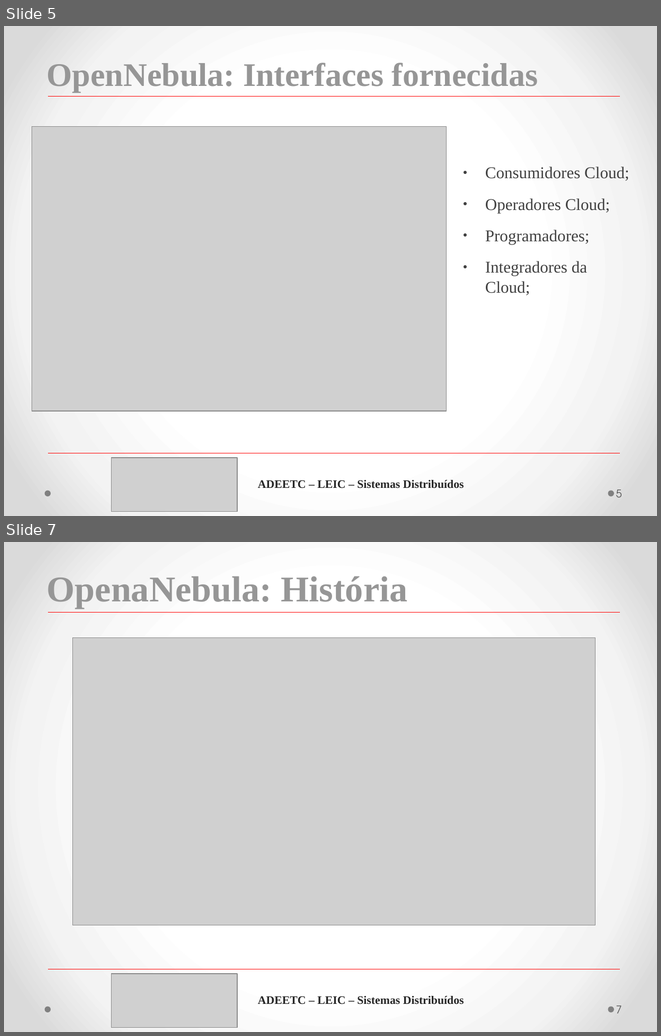
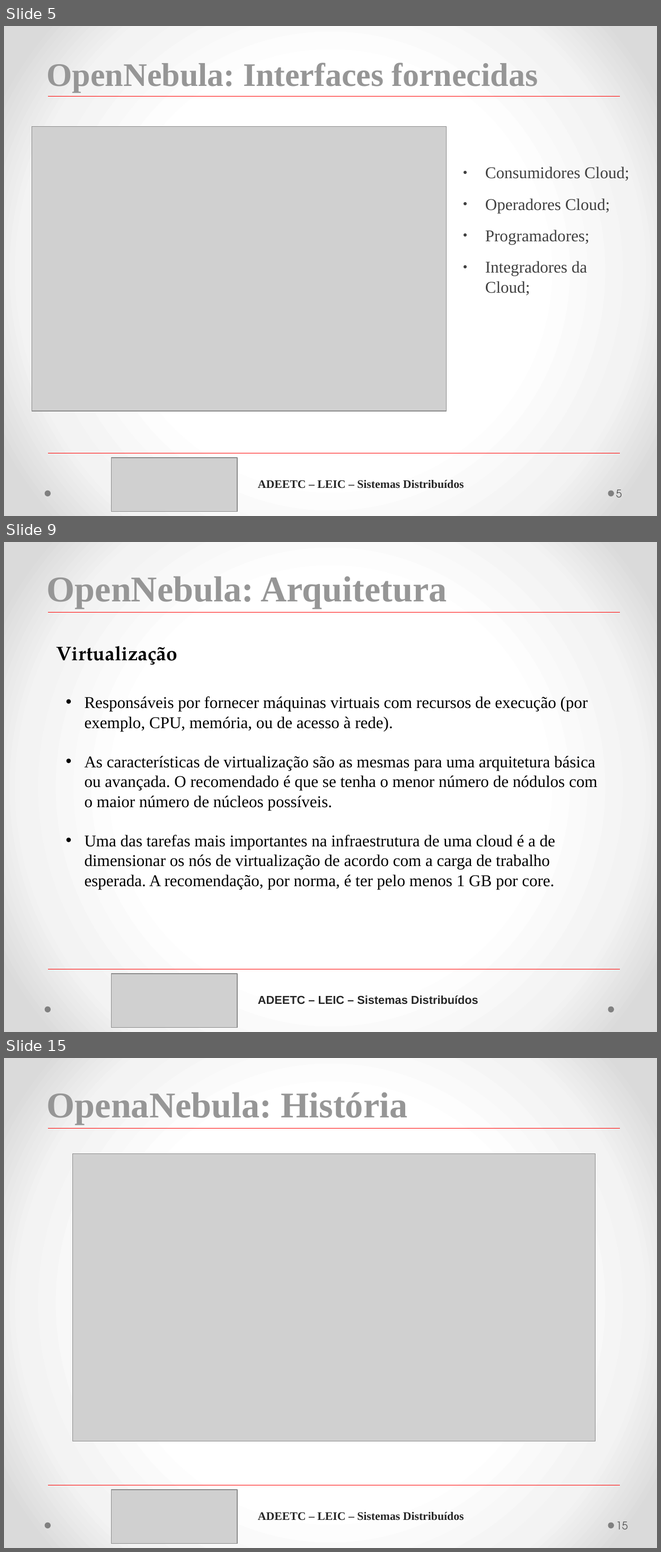
Before and after one commit to MFDM/SD, a slide deck: T2/Apresentação-T2.pptx. Shown one above the other, each under a label of ours: slides 5 and 7 before the commit, slides 5, 9 and 15 after it; the slides between them are not shown. The pictures are 661x1036 and 661x1552 pixels, drawn with LibreOffice and Linux fonts; fonts in the diff are those of the drawing; grey boxes stand for pictures. Boxes give left, top, right and bottom in pixels: in the first picture for what was removed or moved away, otherwise in the second. Text is boxed around its words. In the diff, an @@ line names an element or a change of style, - is before the commit and + after.

```diff
--- a/T2/Apresentação-T2.pptx
+++ b/T2/Apresentação-T2.pptx
@@ slide 9 added at box(4, 542, 657, 1032), background gradient #FFFFFF to #F4F4F4 to #DADADA; not listed: 2 template elements that a slide beside it also shows @@
@@ text added at box(47, 576, 447, 608), 44 pt, text #969696, bold @@
+OpenNebula: Arquitetura
@@ line added from (49, 612) to (620, 612), #FF0000 0 pt @@
@@ text added at box(56, 646, 178, 665), 24 pt, text #000000, bold @@
+Virtualização
@@ text added at box(85, 696, 597, 889), 20 pt, text #000000 @@
+• Responsáveis por fornecer máquinas virtuais com recursos de execução (por exemplo, CPU, memória, ou de acesso à rede).
+• As características de virtualização são as mesmas para uma arquitetura básica ou avançada. O recomendado é que se tenha o menor número de nódulos com o maior número de núcleos possíveis.
+• Uma das tarefas mais importantes na infraestrutura de uma cloud é a de dimensionar os nós de virtualização de acordo com a carga de trabalho esperada. A recomendação, por norma, é ter pelo menos 1 GB por core.
@@ line added from (49, 969) to (620, 969), #FF0000 0 pt @@
@@ picture added at box(111, 973, 237, 1026) @@
@@ text added at box(258, 995, 478, 1004), 14 pt, text #262626, bold @@
+ADEETC – LEIC – Sistemas Distribuídos
@@ what was slide 7 is now slide 15 @@
@@ page number at box(616, 1521, 628, 1529): text changed @@
-7
+15
```
Also in this commit, not shown: 1 slide changed, 7 other slides added, 1 other file.
